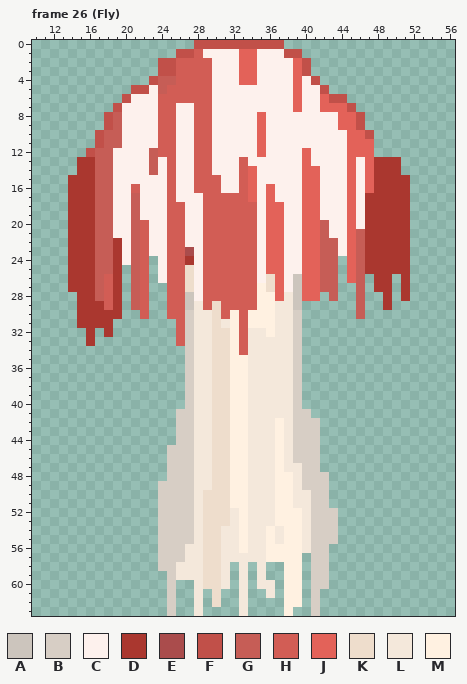
Pixel-art file -- assets/art/boss/Shroom.aseprite. The picture above is the old version.
64x64 pixels, 57 frames. Colours within 5 levels of each other are drawn and written as one. Shown: frame 26 (Fly): x 10..56, y 0..63. The commit also changed other frames, which this record leaves out.
Palette (. is transparent): A #ccc5bd  B #d7cec5  C #fdf1ed  D #aa372f  E #aa4c4c  F #c15049  G #c65d56  H #d25d55  J #e36259  K #eeddcc  L #f4e8db  M #fff1e1
Pixels before, frame 26 (Fly) (only the part around the change), first column x 10:
 0 ..................FFFFFFFFFF...................
 1 ................FFHCCCCJJCCCFF.................
 2 ..............FFHHHHCCCJJCCCCJF................
 3 ..............FFHHHHCCCJJCCCCJF................
 4 .............FGGHHHHCCCJJCCCCJCF...............
 5 ...........FFCGHHHHHCCCCCCCCCJCCF..............
 6 ..........FCCCHHHHHHCCCCCCCCCJCCJFF............
 7 .........FCCCCHHCCHHCCCCCCCCCJCCJJJF...........
 8 ........FGCCCCHHCCHHCCCCCJCCCCCCCCJJF..........
 9 ........FGCCCCHHCCHHCCCCCJCCCCCCCCJJF..........
10 .......FGGCCCCHHCCHHCCCCCJCCCCCCCCCJJF.........
11 .......FGGCCCCHHCCHHCCCCCJCCCCCCCCCJJJ.........
12 ......FGGCCCCGHHCCHHCCCCCJCCCCJCCCCJJJ.........
13 .....DDGGCCCCGCHCCHHCCCHCCCCCCJCCCCJCJDDD......
14 .....DDGGCCCCGCHCCHHCCCHJCCCCCJJCCCJCJDDD......
15 ....DDDGGCCCCCCHCCHHHCCHJCCCCCJJCCCJCJDDDD.....
16 ....DDDGGCCHCCCHCCHHHCCHJCJCCCJJCCCJCJDDDD.....
17 ....DDDGGCCGCCCHCCCHHHHHJCJCCCJJCCCJCDDDDD.....
18 ....DDDGGCCGCCCHHCCHHHHHHCJJCCJJCCCJCDDDDD.....
19 ....DDDGGCCGCCCHHCCHHHHHHCJJCCJJCCCJCDDDDD.....
20 ....DDDGGCCGHCCHHCCHHHHHHCJJCCJJGCCJCDDDDD.....
21 ....DDDGGCCGHCCHHCCHHHHHHCJJCCJJGCCJGDDDDD.....
22 ....DDDGGDCGHCCHHCCHHHHHHCJJCCJJGGCJGDDDDD.....
23 ....DDDGGDCGHCCHHECHHHHHHCJJCCJJGGCJGDDDDD.....
24 ....DDDGGDCGH.CHHDCHHHHHHCJJCCJJGG.JGDDDDD.....
25 ....DDDGGD.GH.CHHKCHHHHHHCJJCCJJGG.JGDDDDD.....
26 ....DDDGHD.GH.CHHKCHHHHHHCKJCAJJGG.JG.DD.D.....
27 ....DDDGHD.GH..HHKCHHHHHHMKJCAJJGG..G.DD.D.....
28 .....DDGHD.GH..HHACHHHHHHMMJLAJJ.G..G..D.D.....
29 .....DDDHD.GH..HHALHKHHHHMMLLA......G..D.......
30 .....DDDDD..H..HHBLLKHMHMMMLLB......G..........
31 .....DDDD.......HBLLKLMHMMMLLB.................
32 ......D.D.......HBLLKKMHLLMLLB.................
33 ......D.........HBLLKKMHLLLLLB.................
34 .................BLLKKMHLLLLLB.................
35 .................BLLKKMMLLLLLB.................
36 .................BLLKKMMLLLLLB.................
37 .................BLLKKMMLLLLLB.................
38 .................BLLKKMMLLLLLB.................
39 .................BLLKKMMLLLLLB.................
40 .................BLLKKMMLLLLLB.................
41 ................BBLLKKMMLLLLLBB................
42 ................BBLLKKMMLLLMLBBB...............
43 ................BBLLKKMMLLLMLBBB...............
44 ................BBLLKKMMLLLMLBBB...............
45 ...............BBBLLKKMMLLLMLBBB...............
46 ...............BBBLLKKMMLLLMLBBB...............
47 ...............BBBLLKKMMLLLMLLBB...............
48 ...............BBBLLKKMMLLLMMLBBB..............
49 ..............BBBBLLKKMMLLLMMLBBB..............
50 ..............BBBBLKKKMMLLLMMLLBB..............
51 ..............BBBBLKKKMMLLLMMLLBB..............
52 ..............BBBBLKKKLMLLLMMMLBBB.............
53 ..............BBBBLKKKLMLLLMMMLBBB.............
54 ..............BBBBLKKLLMLLMLMMLBBB.............
55 ..............BBBBLKKLLMLLMLMMLBBB.............
56 ..............BBBLLKKLLMLLMMMMLBB..............
57 ..............BBBLLKKLLLLLMMMM.BB..............
58 ..............BBLLLKKL.L.L..MM.BB..............
59 ...............BLLLKKL.L.L..MM.BB..............
60 ...............B..LKKL.L.LL.MM.BB..............
61 ...............B..L.K..L..L.MM.B...............
62 ...............B..L.K..L....MM.B...............
63 ...............B..L....L....M..B...............
Now the later version:
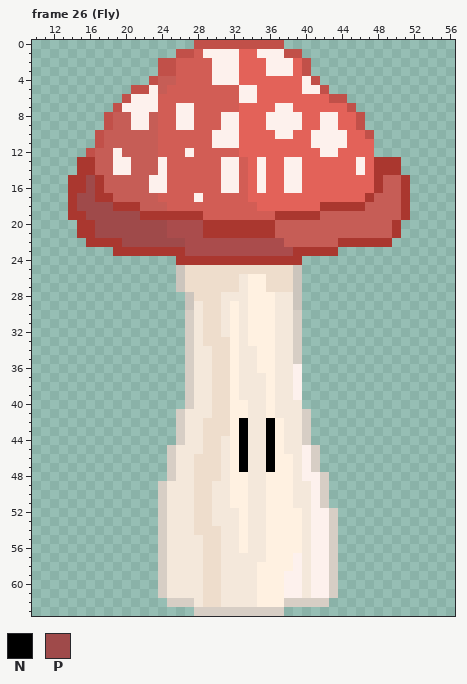
Colours new in this view: N #000000  P #9f4a4a
From old to new:
Changed rows in their new state; - is an unchanged pixel.
Frame 26 (Fly):
first column x 14:
 2 ---------------------J----------------
 3 ---------------------J----------------
 4 ---------------------JJJJ-------------
 5 ----------------HHH--JJJJ-------------
 6 ----------------HHH--JJJJ-JJ----------
 7 ----------------HHHJJJJ---JJ----------
 8 ------G--G------H--JJ-----JJ----------
 9 ------G--G------H--JJ-----JJ----------
10 ------GGGG--HH-----JJ-J--JJ-----------
11 ------GGGG--HH-----JJ-JJJJJ-----------
12 ------GGG---H---HHHJJ-JJJJ-J--J-------
13 -------GG---HH--H---J-JJ---JJJJ-------
14 -------GG---HH--H-----JJ----JJJ-------
15 --PD-GGGG---HH--------JJ----JJJ-J--GG-
16 --PD-GGGG---HH---------J----JJJ-J--GG-
17 -PPDDGG-GGH-HH-------J-JJJ--JJJ-J-GGG-
18 -PPPPDDDGGG--HH------J--JJ--DDDDDGGGG-
19 --PPPPPPDDDDDDD------HHDDDDDGGGGGGGGG-
20 .--PPPPPPPPEEEEDDDDDDDDGGGGG-GGGGGGG-.
21 .--PPPPPPPPEEEEDDDDDDDDGGGGG-GGG-GGG-.
22 ..-DD-PPPPPPPEEEEEEEEEEEGGGG--DDD---..
23 .....-DDDDDDD-EEEEEEEEEEEDDDDD........
24 .........-..D-DDDDDDDDDDDD....-.......
25 ......-..-..A-KKKKKKKKKKKA....-.......
26 ......-..-..A-KKKKKLMM-KK-....-..-..-.
27 ......-..--.A-KKKKKLM--KK-....--.-..-.
28 -.....-..--..-KKKLLLM--L--..-.--.--.-.
29 -.....-..--..--K-LMLM-----------.--.--
30 -.....--.--..--K-L-L------------.-----
31 -....-------.--K---L------------------
32 --.-.-------.--K-L-LMM----------------
33 --.---------.--K---LMMM---------------
34 -------------------L-MM---------------
35 -------------------L-MM---------------
36 -------------------L-MM--C------------
37 -------------------L--M--C------------
38 -------------------L--M--C------------
39 -------------------L--M--C------------
40 ----------------------M--L------------
41 -------------L--------M--L------------
42 -------------L-K---N--N--L-.----------
43 -------------L-K---N--N--L-.----------
44 -------------L-K-L-N--N--L-.----------
45 ------------LL-K-L-N--N--LC-----------
46 ------------LLKK-L-N--N-MLC-----------
47 ------------LLKK-L-N--N-M-C-----------
48 ------------LLKK-L----M---CC----------
49 -----------LLLKKLL----M---LC----------
50 -----------LLLK-LL----M----C----------
51 -----------LLLK-LL----M----C----------
52 -----------LLLK-LL----M----CC---------
53 -----------LLLK-LL----M----CC---------
54 -----------LLLK--------M---CC---------
55 -----------LLL---------M---CC---------
56 -----------LL--------------CCB--------
57 -----------LL------------CLCCB--------
58 -----------L------L-LMMM-CLCCB--------
59 ----------BL------L-LMMMCCLCCB--------
60 ----------BLLL----L-LMMMCCLCCB--------
61 ----------BLLL-K-LL-LMMMCCLCCB--------
62 ------------BB-K-LL-LMMMBBB-B---------
63 -----------.--BBBBBBBBBB.--.----------
Pixel boxes of the changes (left, top, right, bottom) in both pictures:
changed: (68, 58, 410, 616)
